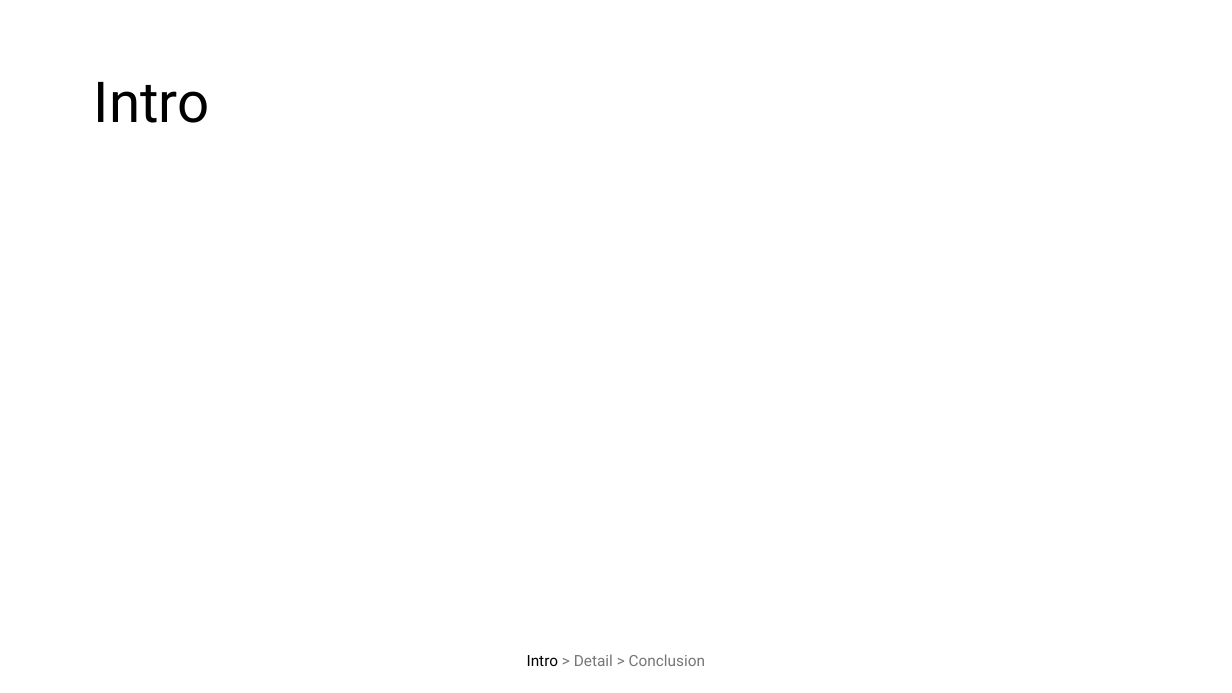
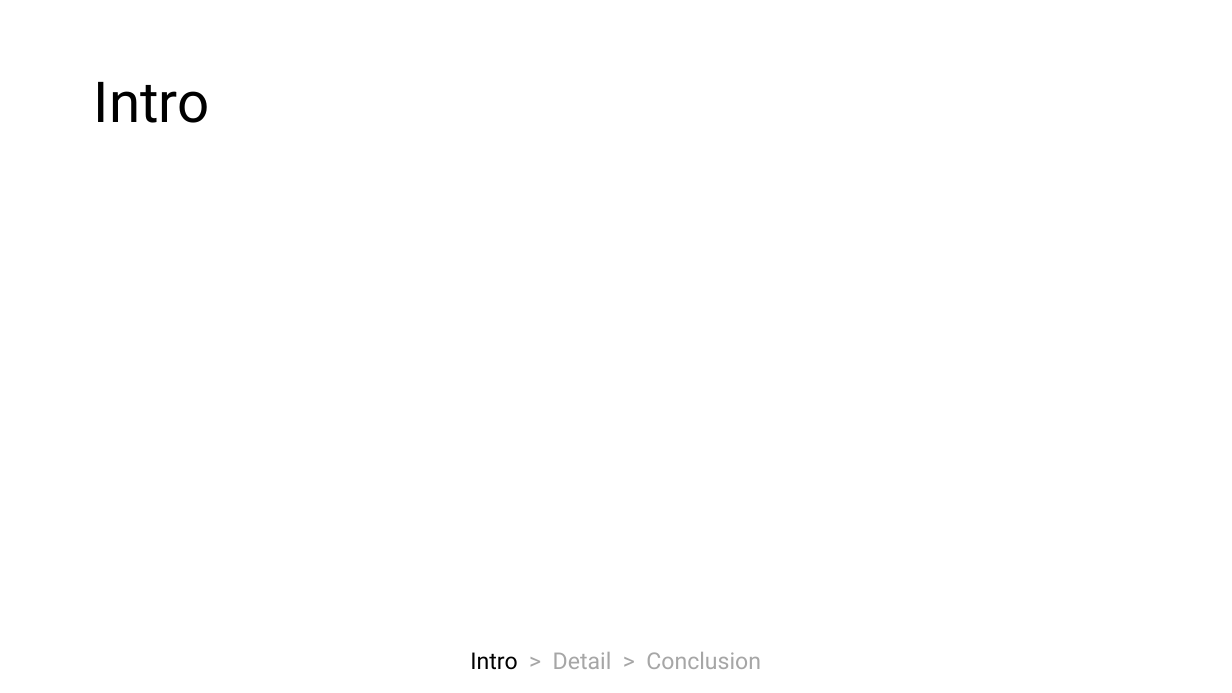
Before and after one commit to Antyos/ppt-section-timeline, a slide deck: slide 2 of SectionStatusBar.pptm. Drawn at 1232x693 pixels with LibreOffice and Linux fonts; fonts in the diff are those of the drawing. Boxes give left, top, right and bottom in pixels: in the first picture for what was removed or moved away, otherwise in the second. Text is boxed around its words. In the diff, an @@ line names an element or a change of style, - is before the commit and + after.

```diff
--- a/SectionStatusBar.pptm
+++ b/SectionStatusBar.pptm
@@ text "Intro > Detail > Conclusion" at [470, 652, 761, 670]: size 12 to 18 pt; text colour #767676 to #A6A6A6 in "> Detail > Conclusion" @@
```
Also in this commit, not shown: 4 other slides changed, 1 slide added, 1 other file.
